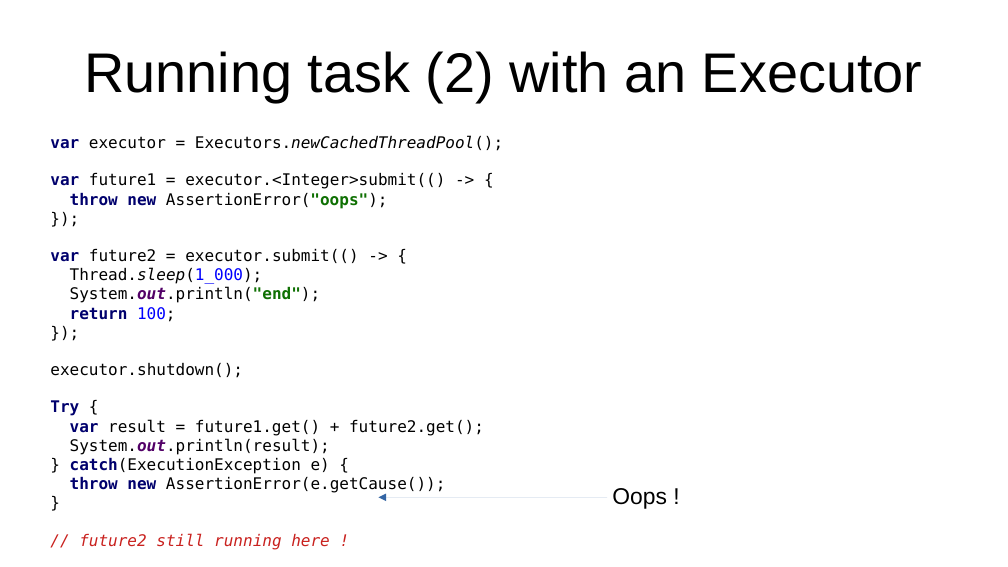
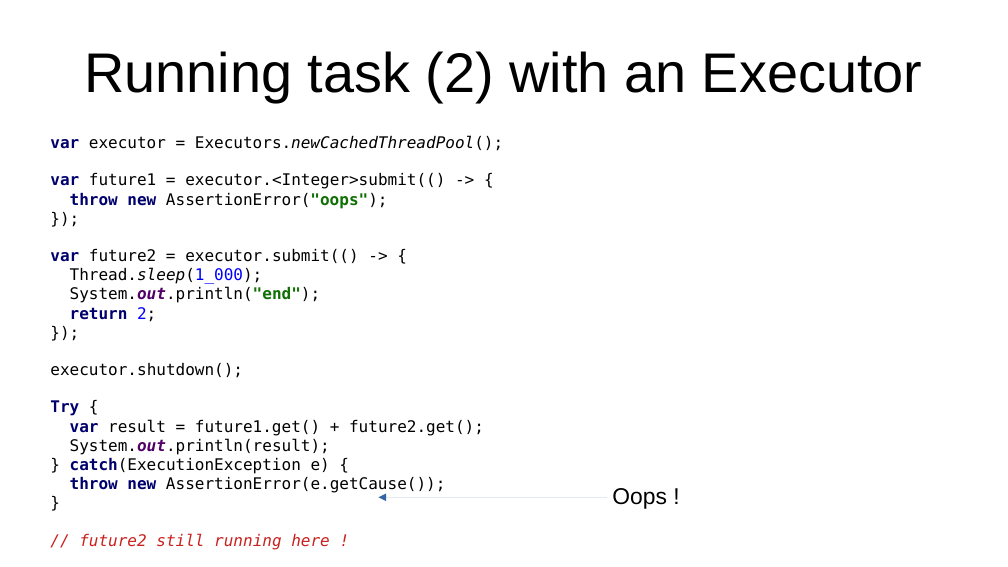
Before and after one commit to forax/loom-fiber, a slide deck: slide 45 of loom is looming.odp. Drawn at 1008x567 pixels with LibreOffice and Linux fonts; fonts in the diff are those of the drawing. Boxes give left, top, right and bottom in pixels: in the first picture for what was removed or moved away, otherwise in the second. Text is boxed around its words. In the diff, an @@ line names an element or a change of style, - is before the commit and + after.

Commit message:
task 1 and 2 should returns 1 and 2, do a pass over the whole presentation

```diff
--- a/loom is looming.odp
+++ b/loom is looming.odp
@@ text at [50, 248, 358, 322]: text changed @@
-var future2 = executor.submit(() -> {
-Thread.sleep(1_000);
-System.out.println("end");
-return 100;
-});
+var future2 = executor.submit(() -> {
+Thread.sleep(1_000);
+System.out.println("end");
+return 2;
+});
```
Also in this commit, not shown: 17 other slides changed, 4 other files.
